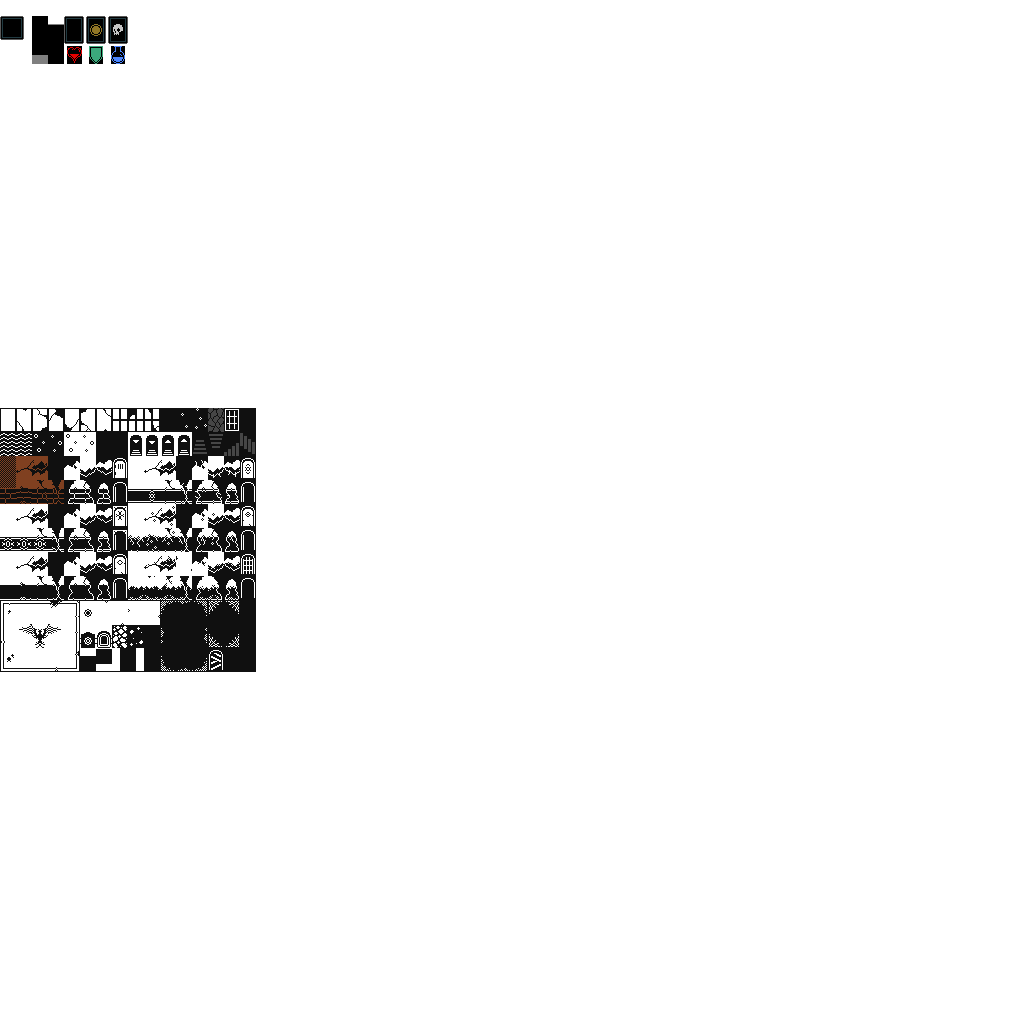
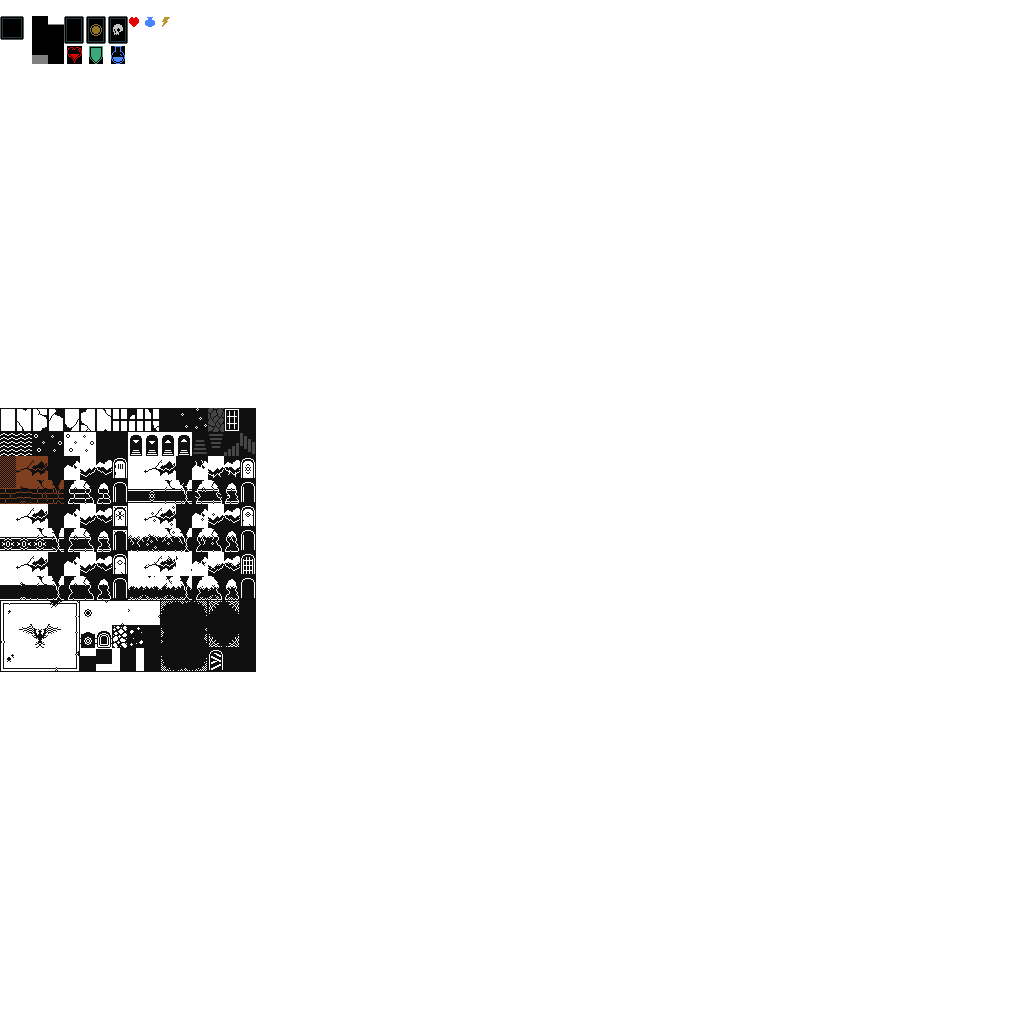
Revision of a layered 1024×1024 image; what changed, layer by layer:
painted on "Layer" over [left=129, top=17, right=170, bottom=27]
